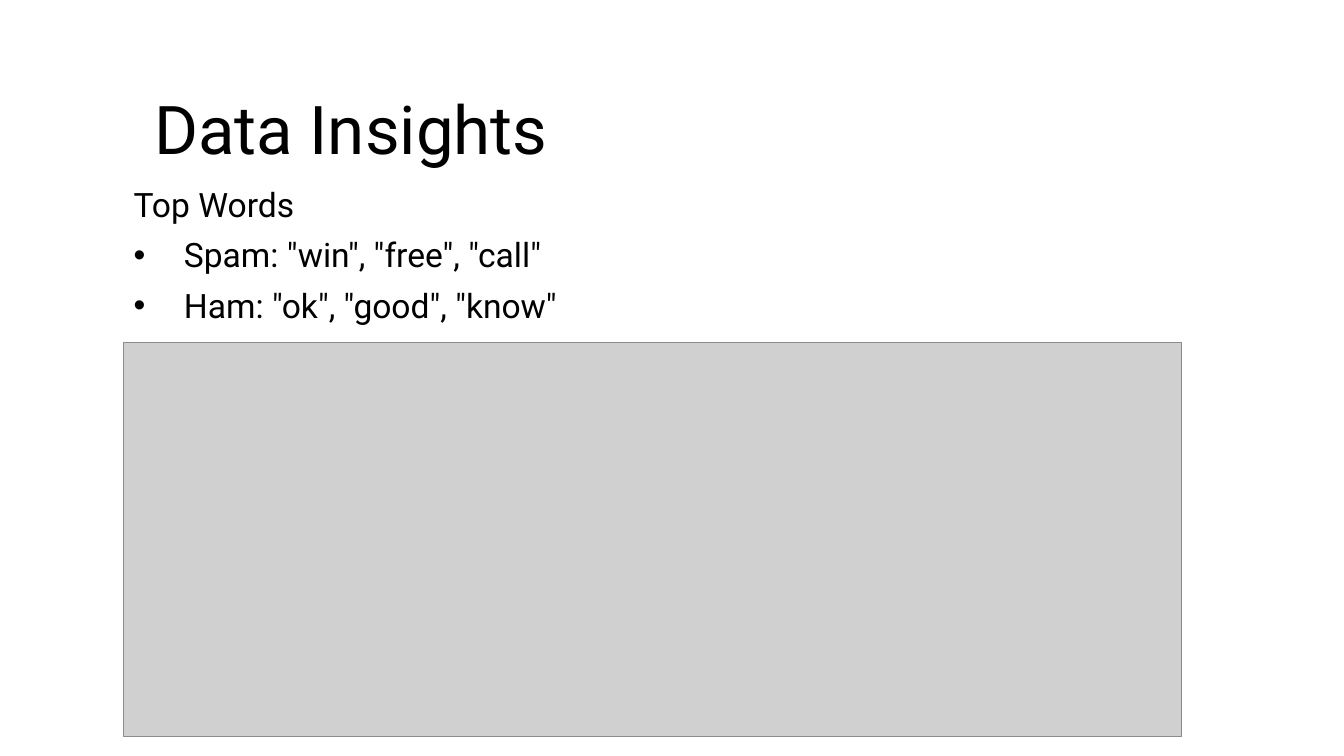
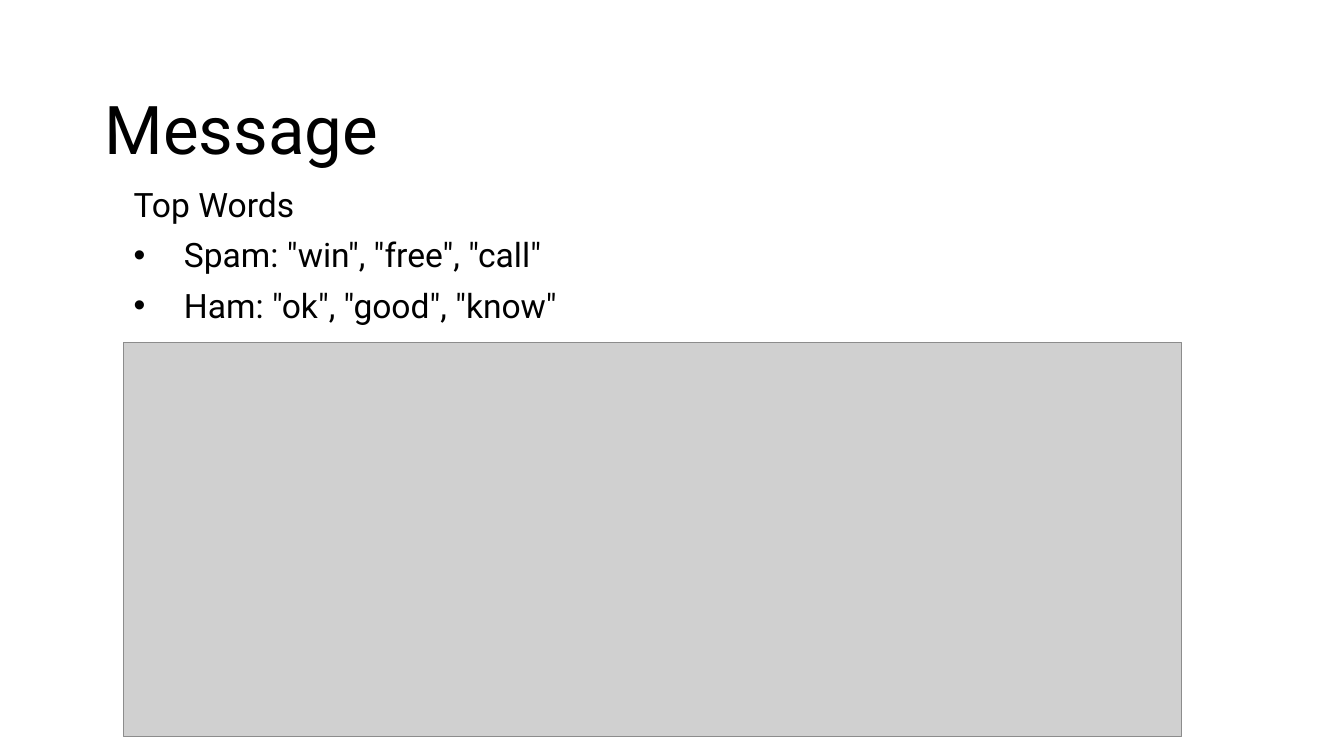
Before and after one commit to kunal-mallick/SMS_Spam_Detector, a slide deck: slide 4 of SMS Spam Classification.pptx. Drawn at 1344x756 pixels with LibreOffice and Linux fonts; fonts in the diff are those of the drawing; grey boxes stand for pictures. Boxes give left, top, right and bottom in pixels: in the first picture for what was removed or moved away, otherwise in the second. Text is boxed around its words. In the diff, an @@ line names an element or a change of style, - is before the commit and + after.

```diff
--- a/SMS Spam Classification.pptx
+++ b/SMS Spam Classification.pptx
@@ title at <box>105,106,378,168</box>: text changed @@
-Data Insights
+Message
```
Also in this commit, not shown: 1 other slide changed, 2 slides added, 1 slide removed.
